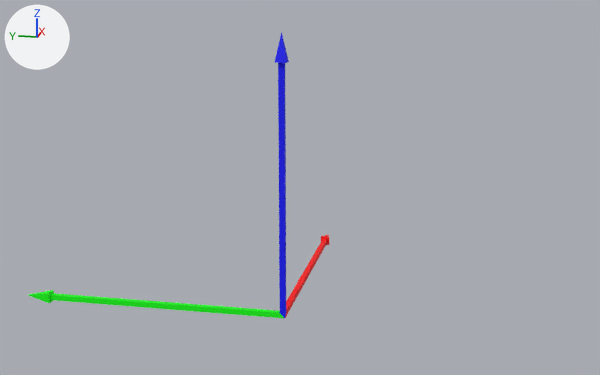
Renders of the FBX model Runtime/Models/CoordinateSystemRH.fbx from each side of a commit.
Both versions are drawn from a camera (50 mm lens) standing at (-2.73, -0.61, 1.16) and looking at (0.45, 0.03, 0.36). Lighting does not change. The marker at upper left points along +X, +Y and +Z. The picture after the commit comes second.

Names of what the first picture shows: 'CoordinateSystem'.
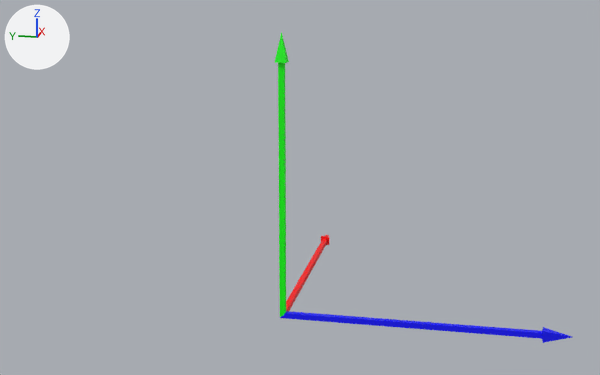
Where the newer file only moved an object's origin or applied its transform, the numbers keep the older frame.

Edits to the scene script, one JSON object a line:
```json
{"block": "me_coordinateaxes", "where": "# used by ob_coordinatesystem; location = (0.0, 0.0, 0.0)"}
{"op": "remove", "block": "me_coordinateaxes", "code": "me_coordinateaxes.from_pydata(...)  # 39 vertices, 36 faces; spans x -0.02..1.0, y -0.02..1.0, z -0.02..1.0"}
{"op": "add", "block": "me_coordinateaxes", "code": "me_coordinateaxes.from_pydata(...)  # 39 vertices, 36 faces; spans x -0.02..1.0, y -1.0..0.02, z -0.02..1.0"}
{"block": "me_coordinateaxes", "change": "me_coordinateaxes part 1"}
{"block": "me_coordinateaxes", "change": "15 vertices are removed from x -0.02..0.02, y -0.01..1.0, z -0.02..0.02"}
{"block": "me_coordinateaxes", "change": "16 faces are deleted"}
{"block": "me_coordinateaxes", "change": "2 vertices move within x -0.01..0.01, y -0.01..0.01, z -0.01"}
{"block": "me_coordinateaxes", "change": "15 vertices are added at x -0.02..0.02, y -1.0..0.01, z -0.02..0.02"}
{"block": "me_coordinateaxes", "change": "12 new faces join them, mat_z_axis (blue #0000ff)"}
{"block": "me_coordinateaxes", "change": "4 new faces join them, mat_y_axis (green #00ff00)"}
{"block": "me_coordinateaxes", "change": "me_coordinateaxes part 2: 8 faces spanning x -0.02..0.02, y -0.02..0.02, z 0.9..1.0 switch from mat_z_axis (blue #0000ff) to mat_y_axis (green #00ff00)"}
```

Changed parts and their boxes (x1, y1, x2, y2) in the pictures (600 x 375 px; the box of a moved part takes in the faces that stretch with it):
```json
{"object": "CoordinateSystem", "change": "reshaped", "before": [29, 32, 329, 318], "after": [275, 32, 572, 343], "on screen": "9% taller"}
{"part": 1, "of": "me_coordinateaxes", "change": "moved or reshaped", "before": [29, 63, 318, 318], "after": [278, 63, 572, 343]}
{"part": 2, "of": "me_coordinateaxes", "change": "recoloured", "before": [275, 32, 289, 63], "after": [275, 32, 289, 63], "on screen": "blue to green"}
```
